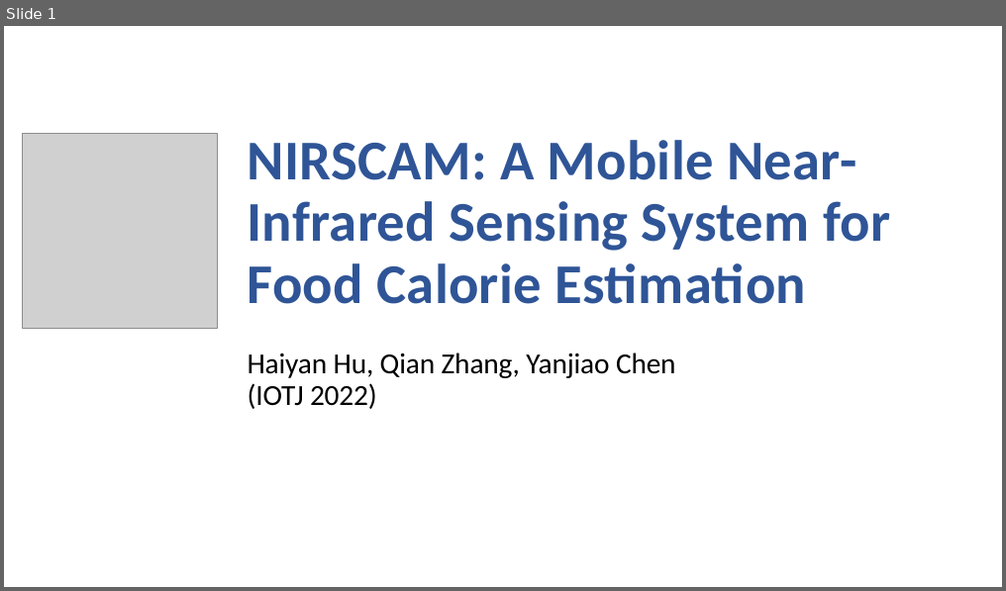
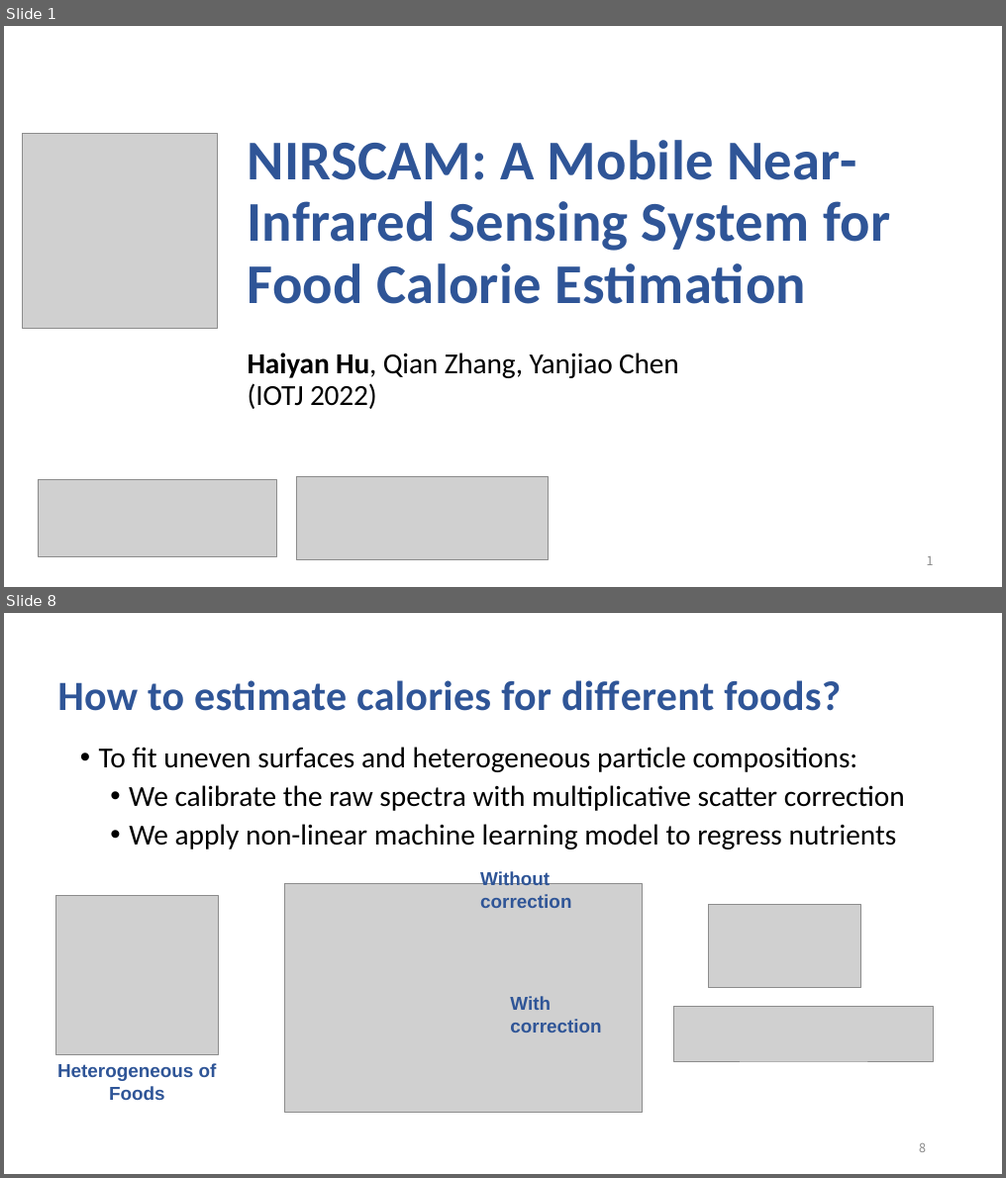
Before and after one commit to hyanhu/hyanhu.github.io, a slide deck: files/NIRSCAM.pptx. Shown one above the other, each under a label of ours: slide 1 before the commit, slides 1 and 8 after it; the slides between them are not shown. The pictures are 1006x591 and 1006x1178 pixels, drawn with LibreOffice and Linux fonts; fonts in the diff are those of the drawing; grey boxes stand for pictures. Boxes give left, top, right and bottom in pixels: in the first picture for what was removed or moved away, otherwise in the second. Text is boxed around its words. In the diff, an @@ line names an element or a change of style, - is before the commit and + after.

```diff
--- a/files/NIRSCAM.pptx
+++ b/files/NIRSCAM.pptx
@@ slide 8 added at box(4, 613, 1002, 1174), background #FFFFFF @@
@@ title added at box(57, 680, 841, 711), 40 pt, text #2F5597, bold @@
+How to estimate calories for different foods?
@@ text added at box(99, 747, 858, 772), 28 pt, text #000000 @@
+• To fit uneven surfaces and heterogeneous particle compositions:
@@ text added at box(129, 785, 905, 811), 28 pt, text #000000 @@
+  • We calibrate the raw spectra with multiplicative scatter correction
@@ text added at box(129, 824, 897, 850), 28 pt, text #000000 @@
+  • We apply non-linear machine learning model to regress nutrients
@@ text added at box(480, 870, 571, 908), 18 pt, text #2F5597, bold @@
+Without correction
@@ picture added at box(55, 895, 218, 1055) @@
@@ picture added at box(285, 884, 643, 1112) @@
@@ picture added at box(709, 905, 861, 989) @@
@@ text added at box(510, 996, 601, 1033), 18 pt, text #2F5597, bold @@
+With correction
@@ picture added at box(674, 1007, 934, 1062) @@
@@ text added at box(57, 1063, 217, 1100), 18 pt, text #2F5597, bold @@
+Heterogeneous of Foods
@@ page number added at box(919, 1144, 926, 1153), 12 pt, text #8C8C8C @@
+8
@@ slide 1 changed as well @@
@@ title "NIRSCAM: A Mobile Near-Infrared Sensing ..." at box(248, 140, 890, 409): bold on in "Haiyan Hu," @@
@@ picture added at box(38, 480, 277, 557) @@
@@ picture added at box(297, 476, 549, 561) @@
@@ page number added at box(927, 557, 934, 566), 12 pt, text #8C8C8C @@
+1
```
Also in this commit, not shown: 2 other slides changed, 8 other slides added, 3 slides removed, 1 other file.
